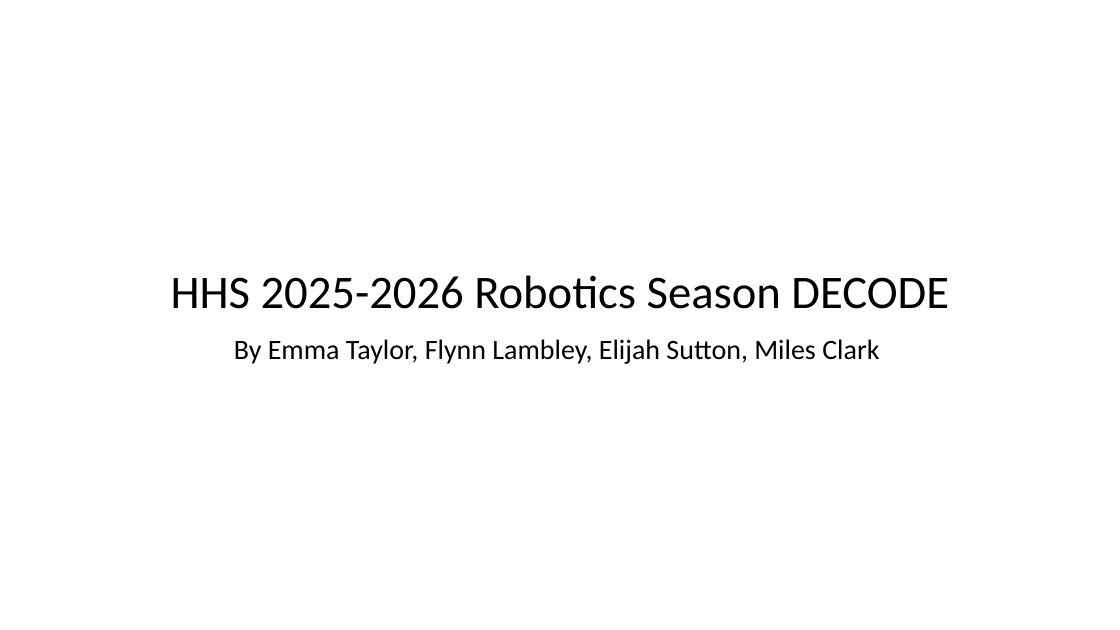
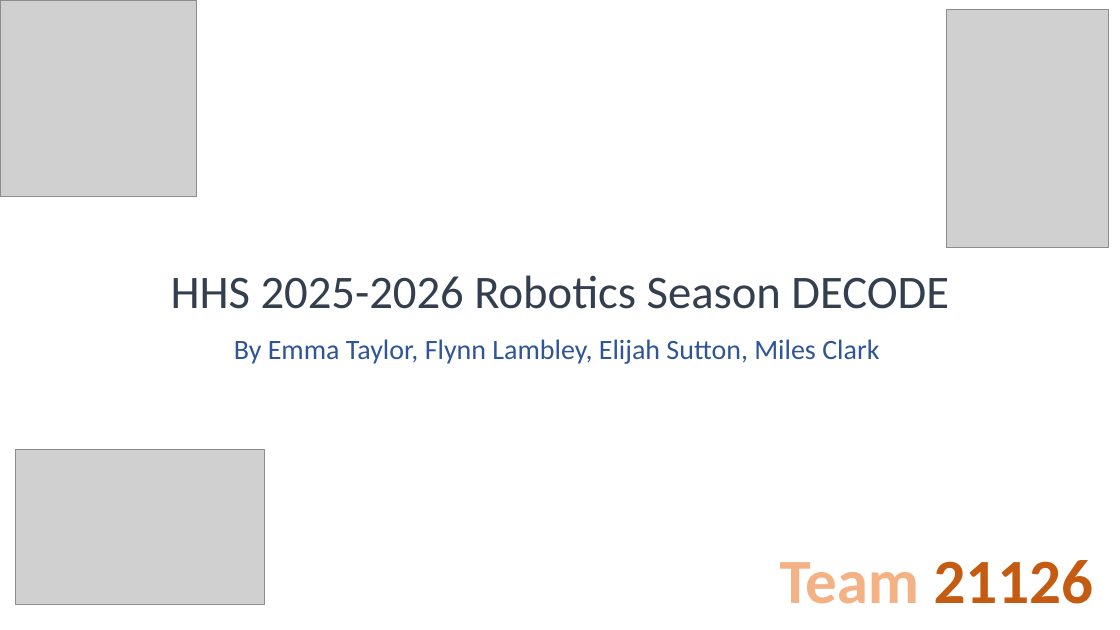
Before and after one commit to Emma1-png/RobotBackup, a slide deck: slide 1 of DECODE 25-26/enjineering noot boc/d2526en (1).pptx. Drawn at 1120x630 pixels with LibreOffice and Linux fonts; fonts in the diff are those of the drawing; grey boxes stand for pictures. Boxes give left, top, right and bottom in pixels: in the first picture for what was removed or moved away, otherwise in the second. Text is boxed around its words. In the diff, an @@ line names an element or a change of style, - is before the commit and + after.

```diff
--- a/DECODE 25-26/enjineering noot boc/d2526en (1).pptx
+++ b/DECODE 25-26/enjineering noot boc/d2526en (1).pptx
@@ picture added at (x1=0, y1=0, x2=197, y2=197) @@
@@ picture added at (x1=946, y1=9, x2=1108, y2=247) @@
@@ title "HHS 2025-2026 Robotics Season DECODE" at (x1=171, y1=275, x2=949, y2=309): text colour #000000 to #333F50 @@
@@ subtitle "By Emma Taylor, Flynn Lambley, ..." at (x1=234, y1=339, x2=879, y2=364): text colour #000000 to #2F5597 @@
@@ picture added at (x1=16, y1=450, x2=265, y2=604) @@
@@ text added at (x1=780, y1=560, x2=1093, y2=604), 54 pt, text #C55A11, bold @@
+Team 21126
```
Also in this commit, not shown: 1 slide added.
